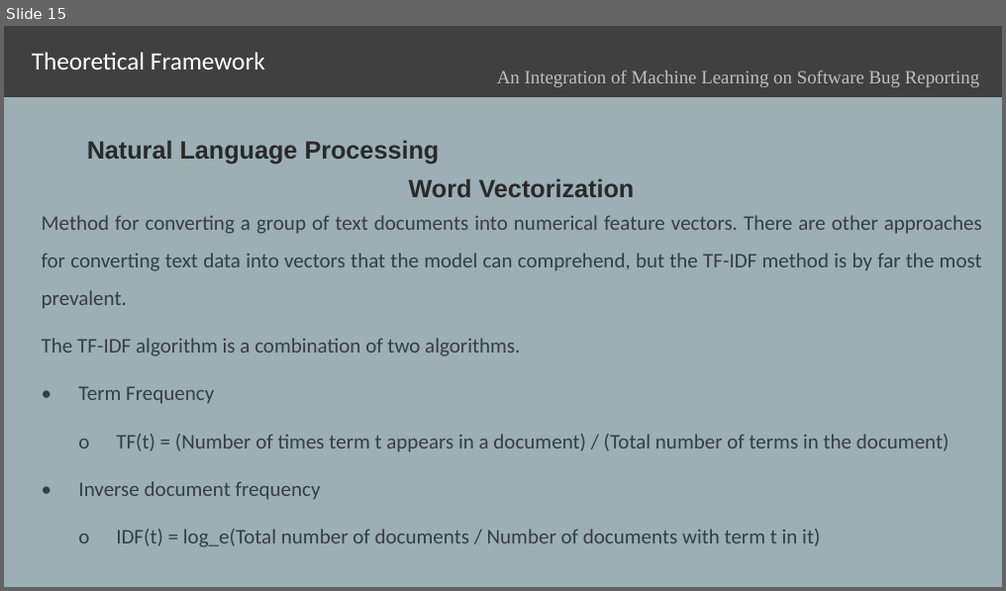
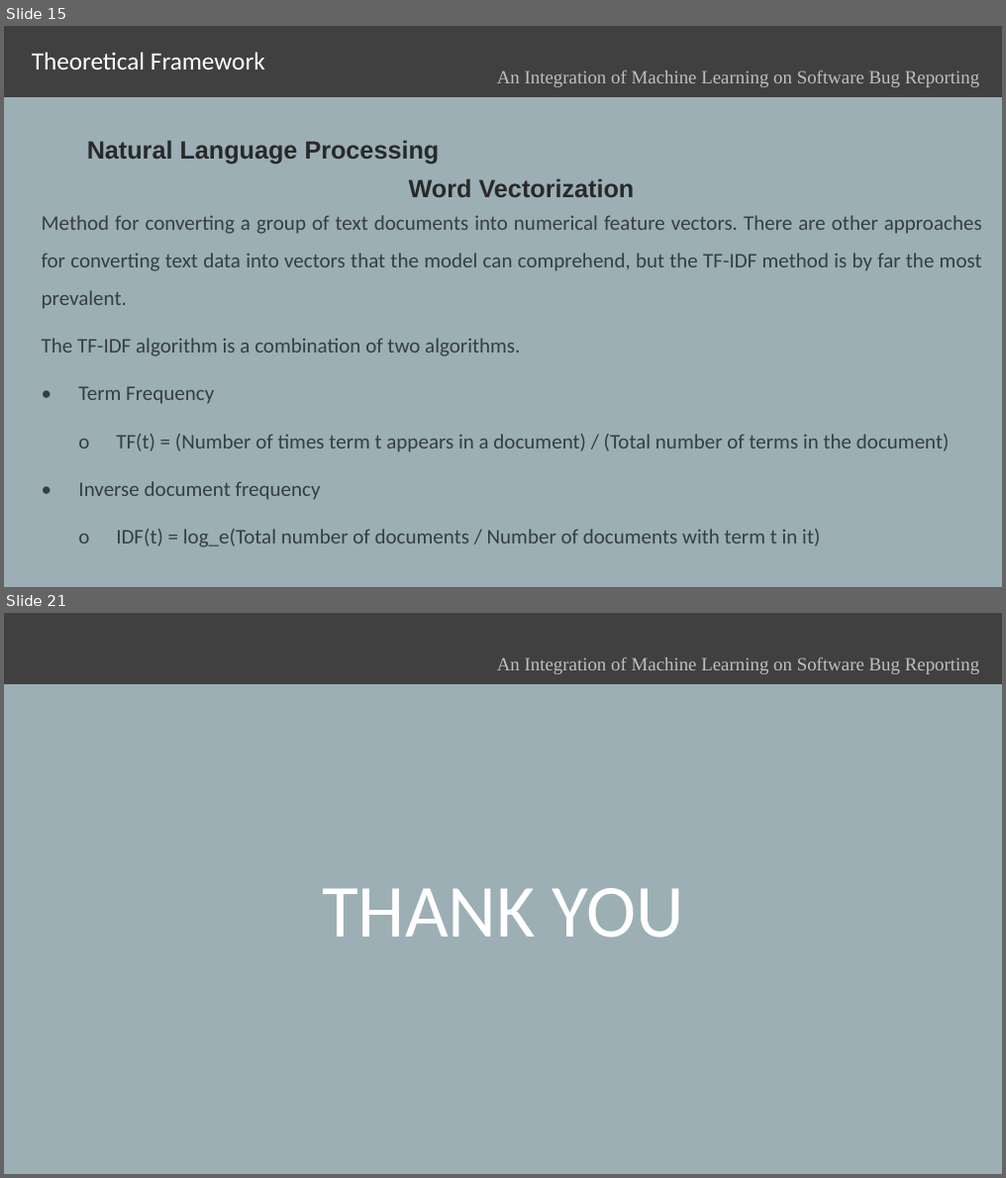
Before and after one commit to jengfad/capstone, a slide deck: joane/Redefense/Capstone 1_JML.pptx. Shown one above the other, each under a label of ours: slide 15 before the commit, slides 15 and 21 after it; the slides between them are not shown. The pictures are 1006x591 and 1006x1178 pixels, drawn with LibreOffice and Linux fonts; fonts in the diff are those of the drawing. Boxes give left, top, right and bottom in pixels: in the first picture for what was removed or moved away, otherwise in the second. Text is boxed around its words. In the diff, an @@ line names an element or a change of style, - is before the commit and + after.

```diff
--- a/joane/Redefense/Capstone 1_JML.pptx
+++ b/joane/Redefense/Capstone 1_JML.pptx
@@ slide 21 added at [4,613,1002,1174], background #9BAFB5 @@
@@ rectangle added at [4,613,1002,684], fill #404040 @@
@@ text added at [497,658,980,674], 18 pt, text #BFBFBF @@
+An Integration of Machine Learning on Software Bug Reporting
@@ subtitle added at [322,888,684,938], 72 pt, text #FFFFFF @@
+THANK YOU
```
Also in this commit, not shown: 4 slides changed, 3 other slides added, 4 other files.
